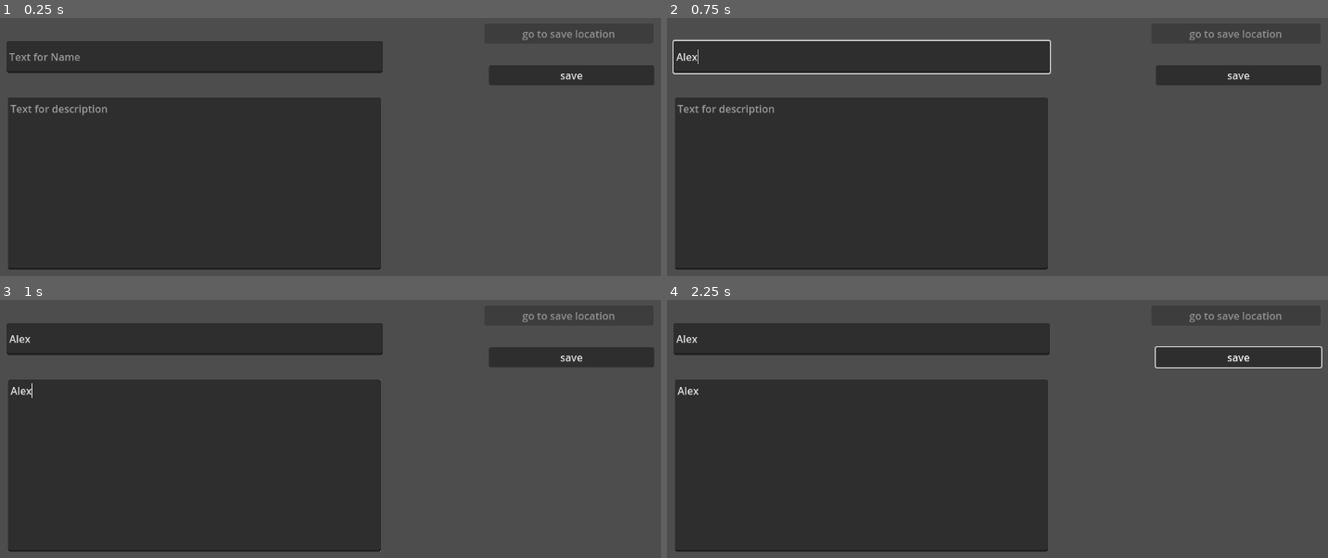
Above: before the commit, frames 1-4 (two rows, left to right).
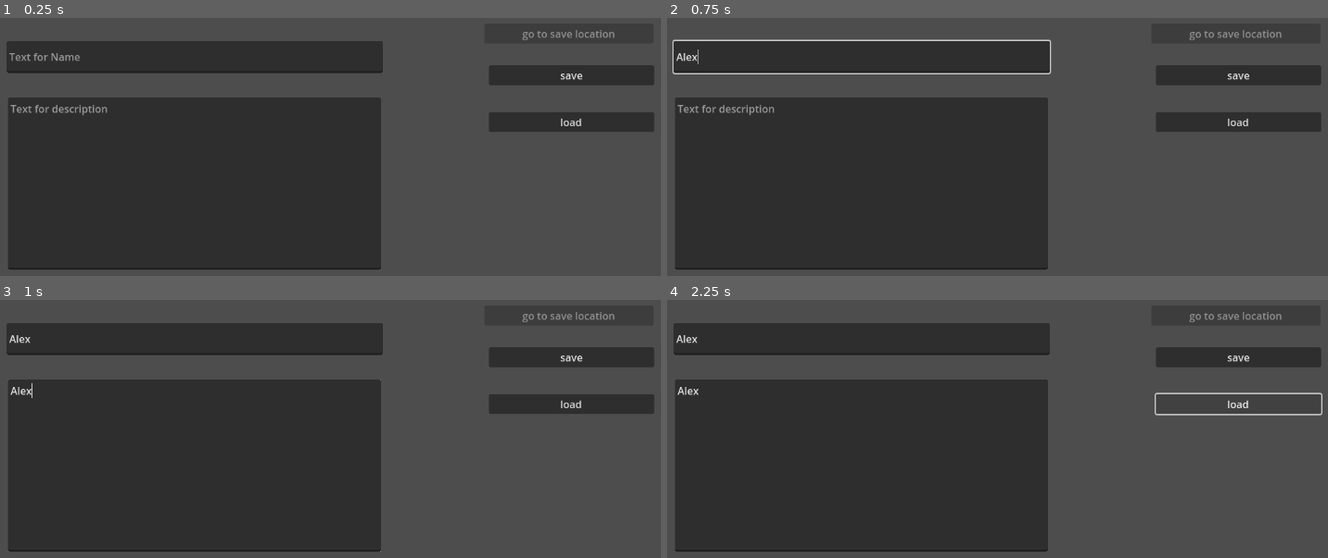
Above: after the commit, the same moments.

Repository: pandapanda135/todo_list
Game: Godot game, scene res://save_json_test.tscn
Same seed, same stepped clock (60 frames per second), same inputs: the game is played once before the commit and once after it. The project has no main scene, so this scene is started directly.
Inputs (mouse positions are in pixels of both pictures, inside the frame that each line leads up to):
- Up to frame 1 (0.25 s): no input
- Up to frame 2 (0.75 s): click (858, 56) at 0.52 s; type "Alex" at 0.6 s
- Up to frame 3 (1 s): click (191, 465) at 0.75 s; type "Alex" at 0.83 s
- Up to frame 4 (2.25 s): click "save" at 1.25 s; click (1235, 403) at 2 s, where only the run after the commit has a clickable "load"

The runs differ from the first frame. In frame 1, 1.9% of the frame differs, in the area x 74-99%, y 36-45%; in frame 2, 1.9%; in frame 3, 1.9%; in frame 4, 0.8%.
Error after the commit: Cannot call method 'get_line' on a null value. (res://scripts/save_system.gd:52)

Commit message:
fix increment and load added TODOs

Diff:
--- /dev/null
+++ b/individual_node_test.tscn
@@ -0,0 +1,27 @@
+[gd_scene format=3 uid="uid://dg8lmyc0ukc1u"]
+
+[node name="Control" type="Control"]
+layout_mode = 3
+anchors_preset = 15
+anchor_right = 1.0
+anchor_bottom = 1.0
+offset_right = -902.0
+offset_bottom = -534.0
+grow_horizontal = 2
+grow_vertical = 2
+
+[node name="Label" type="Label" parent="."]
+layout_mode = 0
+offset_left = 7.0
+offset_top = 4.0
+offset_right = 47.0
+offset_bottom = 27.0
+text = "Test Text For Title"
+
+[node name="RichTextLabel" type="RichTextLabel" parent="."]
+layout_mode = 0
+offset_left = 11.0
+offset_top = 38.0
+offset_right = 240.0
+offset_bottom = 103.0
+text = "Test Text For Description"
--- a/save_json_test.tscn
+++ b/save_json_test.tscn
@@ -1,10 +1,11 @@
-[gd_scene load_steps=6 format=3 uid="uid://ck58ceim2dhbu"]
+[gd_scene load_steps=7 format=3 uid="uid://ck58ceim2dhbu"]
 
 [ext_resource type="Script" path="res://scripts/save_system.gd" id="1_ucxae"]
 [ext_resource type="PackedScene" uid="uid://dq7jxi5126bxr" path="res://name_enter.tscn" id="2_1krdl"]
 [ext_resource type="Script" path="res://scripts/save_location.gd" id="3_4oxfu"]
 [ext_resource type="PackedScene" uid="uid://6ci0vroscf37" path="res://description_enter.tscn" id="3_j05fx"]
-[ext_resource type="Script" path="res://scripts/save_string_handler.gd" id="4_mcqyo"]
+[ext_resource type="Script" path="res://scripts/description_save.gd" id="4_eiwa4"]
+[ext_resource type="Script" path="res://show_title.gd" id="6_5prt7"]
 
 [node name="Control" type="Control"]
 layout_mode = 3
@@ -14,13 +15,15 @@
 grow_horizontal = 2
 grow_vertical = 2
 
-[node name="Control" type="Control" parent="." groups=["persist"]]
+[node name="Control" type="Control" parent="." node_paths=PackedStringArray("label_title", "label_description") groups=["persist"]]
 anchors_preset = 0
 offset_right = 40.0
 offset_bottom = 40.0
 script = ExtResource("1_ucxae")
 title_node = NodePath("LineEdit")
 description_node = NodePath("TextEdit")
+label_title = NodePath("../Label")
+label_description = NodePath("../RichTextLabel")
 
 [node name="LineEdit" parent="Control" instance=ExtResource("2_1krdl")]
 layout_mode = 0
@@ -35,7 +38,7 @@
 offset_top = 134.0
 offset_right = 614.0
 offset_bottom = 403.0
-script = ExtResource("4_mcqyo")
+script = ExtResource("4_eiwa4")
 
 [node name="Button" type="Button" parent="."]
 layout_mode = 0
@@ -52,6 +55,31 @@
 offset_top = 84.0
 offset_right = 1039.0
 offset_bottom = 115.0
+action_mode = 0
 text = "save"
 
+[node name="Button3" type="Button" parent="."]
+layout_mode = 0
+offset_left = 782.0
+offset_top = 157.0
+offset_right = 1039.0
+offset_bottom = 188.0
+text = "load"
+
+[node name="Label" type="Label" parent="."]
+layout_mode = 0
+offset_left = 729.0
+offset_top = 310.0
+offset_right = 1136.0
+offset_bottom = 356.0
+script = ExtResource("6_5prt7")
+
+[node name="RichTextLabel" type="RichTextLabel" parent="."]
+layout_mode = 0
+offset_left = 704.0
+offset_top = 488.0
+offset_right = 1122.0
+offset_bottom = 621.0
+
 [connection signal="pressed" from="Button2" to="Control" method="save_note"]
+[connection signal="pressed" from="Button3" to="Control" method="load_note"]
--- /dev/null
+++ b/scripts/description_save.gd
@@ -0,0 +1,16 @@
+extends Node
+
+var saved_text:String= ""
+
+# Called when the node enters the scene tree for the first time.
+func _ready() -> void:
+	self.text_changed.connect(_on_text_changed)
+
+func _on_text_changed() -> void:
+	saved_text = $".".text
+	save()
+
+func save() -> String:
+	var save_String_2:String = saved_text
+	print(save_String_2)
+	return save_String_2
--- a/scripts/save_string_handler.gd
+++ /dev/null
@@ -1,31 +0,0 @@
-extends Node
-
-var saved_text:String= ""
-
-# Called when the node enters the scene tree for the first time.
-func _ready() -> void:
-	#self.text_submitted.connect(_text_submitted)
-	self.text_changed.connect(_on_text_changed)
-	pass
-
-func node_handler() -> void:
-	if is_class("TextEdit"):
-		print("TextEdit")
-		pass
-	else:
-		print("Not TextEdit")
-		pass
-
-# func _text_submitted(submitted_text) -> void:
-# 	saved_text = submitted_text
-# 	save()
-# 	print(submitted_text)
-
-func _on_text_changed() -> void:
-	saved_text = $".".text
-	save()
-
-func save() -> String:
-	var save_String:String = saved_text
-	print(save_String)
-	return save_String
--- a/scripts/save_system.gd
+++ b/scripts/save_system.gd
@@ -4,7 +4,8 @@
 #may get removed as could cause issues later as the way to add data to var is not made yet
 @export var title_node: NodePath
 @export var description_node: NodePath
-
+@export var label_title: Label
+@export var label_description: RichTextLabel
 
 var save_amount:int = 0
 var save_amount_string:String = str(save_amount)
@@ -12,10 +13,11 @@
 
 # func _ready() -> void:
 # 	if FileAccess.file_exists(save_path):
-# 		load_game()
+# 		load_note()
 # 	else:
 # 		pass
-# 	print(save_path)
+
+#TODO: make it so it makes a new scene from individual_node_test and set the labels in it to what was just made
 
 func save_note() -> void:
 	var save_file := FileAccess.open(save_path, FileAccess.WRITE)
@@ -40,8 +42,30 @@
 		# Store the save dictionary as a new line in the save file.
 		save_file.store_line(json_string)
 
+	increment_save_path()
+
+#TODO: this currently parses the last json file in the save_path make it so it can change to something else if needed
 func load_note() -> void:
 	var file := FileAccess.open(save_path, FileAccess.READ)
 	var json := JSON.new()
+	var json_line_2 := JSON.new()
 	json.parse(file.get_line())
+	json_line_2.parse(file.get_line())
 	var save_String := json.get_data() as String
+	var save_String_2 := json_line_2.get_data() as String
+
+	print(save_String)
+	print(save_String_2)
+
+	#temporary for test purposes
+	label_title.text = save_String
+	label_description.text = save_String_2
+
+
+func increment_save_path() -> void:
+	save_amount += 1
+	save_amount_string = str(save_amount)
+	save_path = "user://note_%s.json" % save_amount_string
+	print("save ",save_amount)
+	print("save amount string ",save_amount_string)
+	print("path ",save_path)
--- a/scripts/save_title.gd
+++ b/scripts/save_title.gd
@@ -9,7 +9,6 @@
 func _text_submitted(submitted_text) -> void:
 	saved_text = submitted_text
 	save()
-	print(submitted_text)
 
 func save() -> String:
 	var save_String:String = saved_text
--- /dev/null
+++ b/show_title.gd
@@ -0,0 +1,11 @@
+extends Label
+
+
+# Called when the node enters the scene tree for the first time.
+func _ready() -> void:
+	pass # Replace with function body.
+
+
+# Called every frame. 'delta' is the elapsed time since the previous frame.
+func _process(delta: float) -> void:
+	pass
